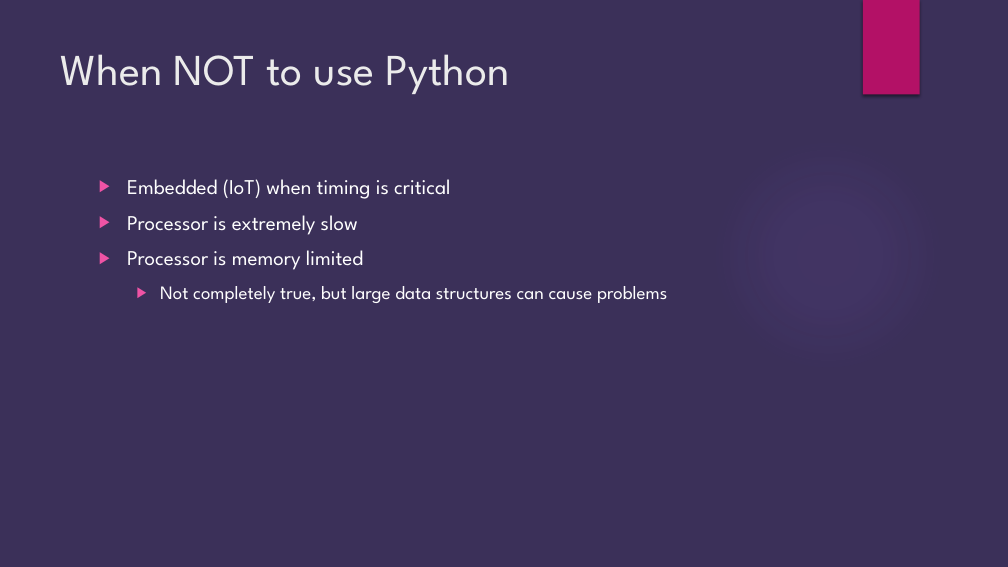
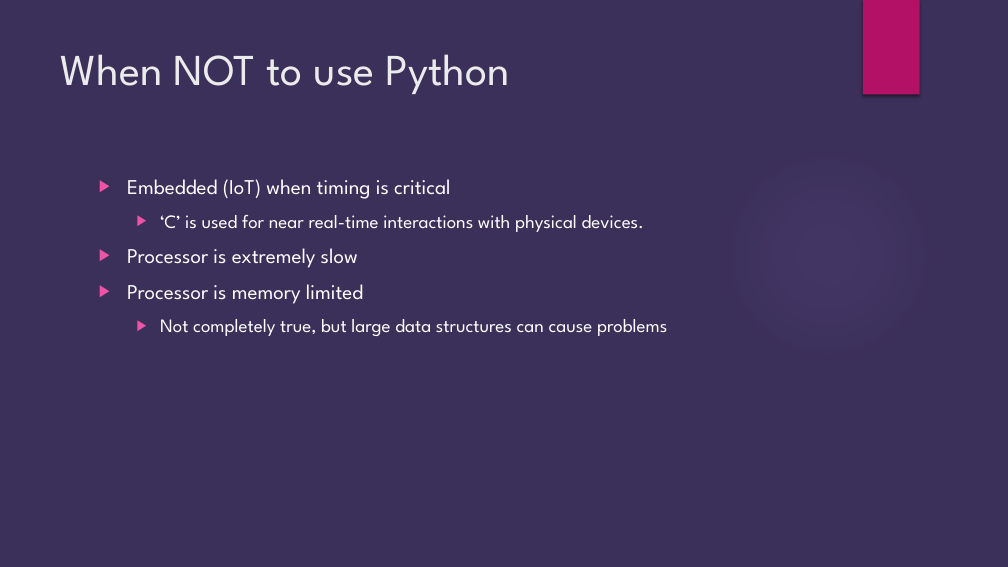
Before and after one commit to brianjgrier/Python-Overview, a slide deck: slide 4 of Python Introduction.pptx. Drawn at 1008x567 pixels with LibreOffice and Linux fonts; fonts in the diff are those of the drawing; background and template pictures are left out. Boxes give left, top, right and bottom in pixels: in the first picture for what was removed or moved away, otherwise in the second. Text is boxed around its words. In the diff, an @@ line names an element or a change of style, - is before the commit and + after.

```diff
--- a/Python Introduction.pptx
+++ b/Python Introduction.pptx
@@ text at (x1=160, y1=215, x2=644, y2=232): paragraph added @@
+  ▶ ‘C’ is used for near real-time interactions with physical devices.
```
Also in this commit, not shown: 11 other slides changed, 3 slides added.
